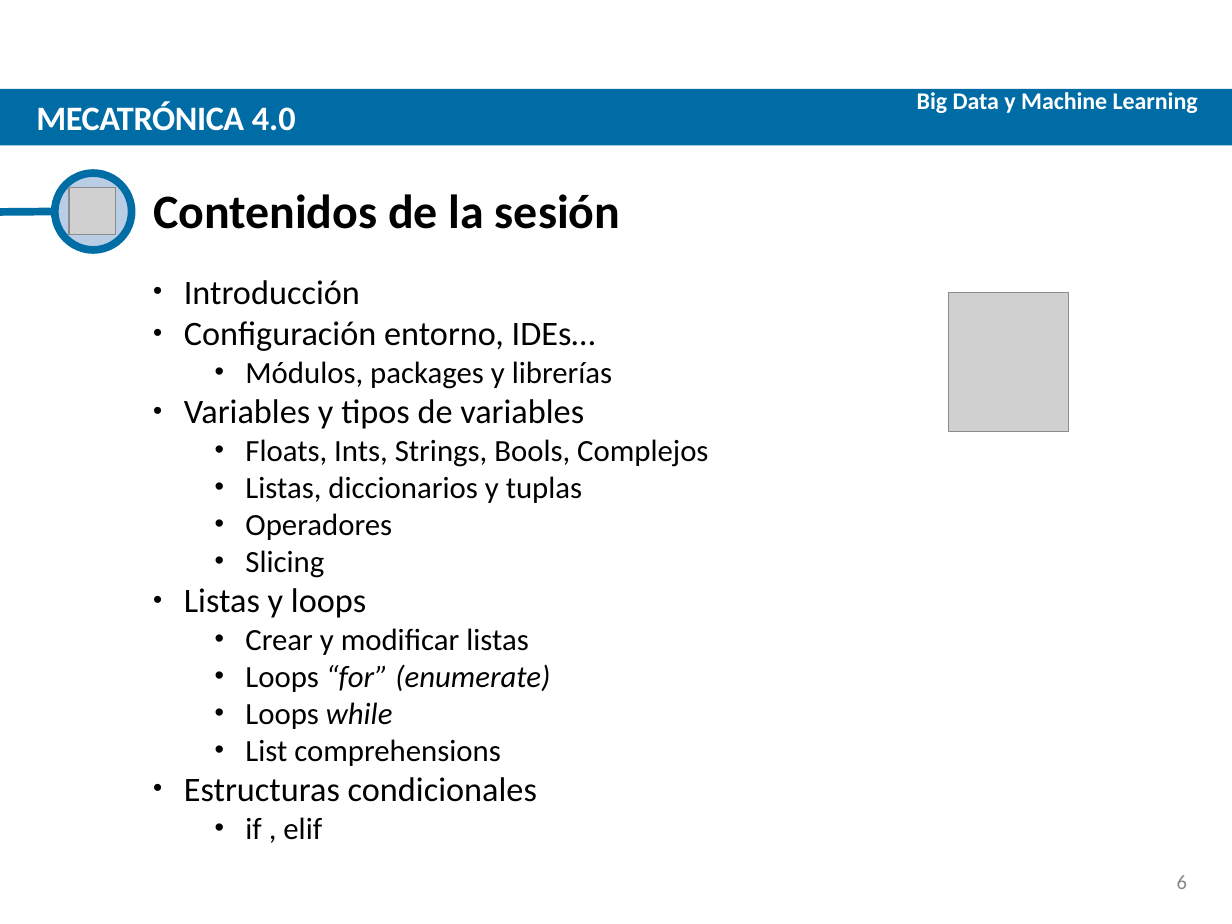
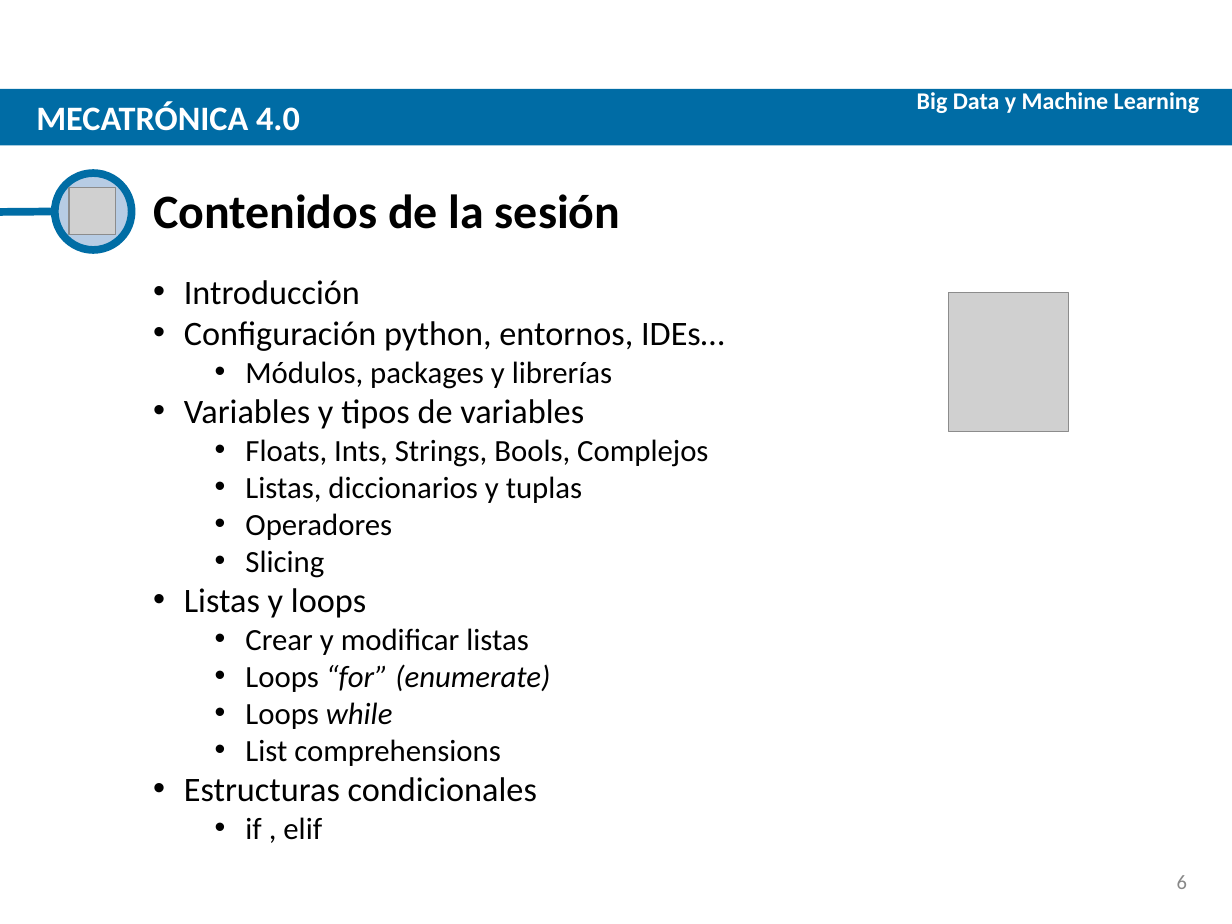
Before and after one commit to asaldana1/Mecatronica4.0, a slide deck: slide 6 of S2 - Intro a Python/Slides/S2 - Intro a Python.pptx. Drawn at 1232x924 pixels with LibreOffice and Linux fonts; fonts in the diff are those of the drawing; grey boxes stand for pictures; background and template pictures are left out. Boxes give left, top, right and bottom in pixels: in the first picture for what was removed or moved away, otherwise in the second. Text is boxed around its words. In the diff, an @@ line names an element or a change of style, - is before the commit and + after.

```diff
--- a/S2 - Intro a Python/Slides/S2 - Intro a Python.pptx
+++ b/S2 - Intro a Python/Slides/S2 - Intro a Python.pptx
@@ text "Big Data y Machine Learning" at (x1=917, y1=88, x2=1200, y2=113): letter spacing -0.1 to 0 pt; less space between paragraphs @@
@@ text "MECATRÓNICA 4.0" at (x1=36, y1=102, x2=300, y2=131): letter spacing -0.2 to 0 pt in "MECATRÓNICA"; letter spacing -0.1 to 0 pt in "4.0"; less space between paragraphs @@
@@ text at (x1=184, y1=321, x2=724, y2=351): text changed @@
-• Configuración entorno, IDEs…
+• Configuración python, entornos, IDEs…
```
Also in this commit, not shown: 13 other slides changed, 1 slide added, 2 slides removed, 2 other files.
